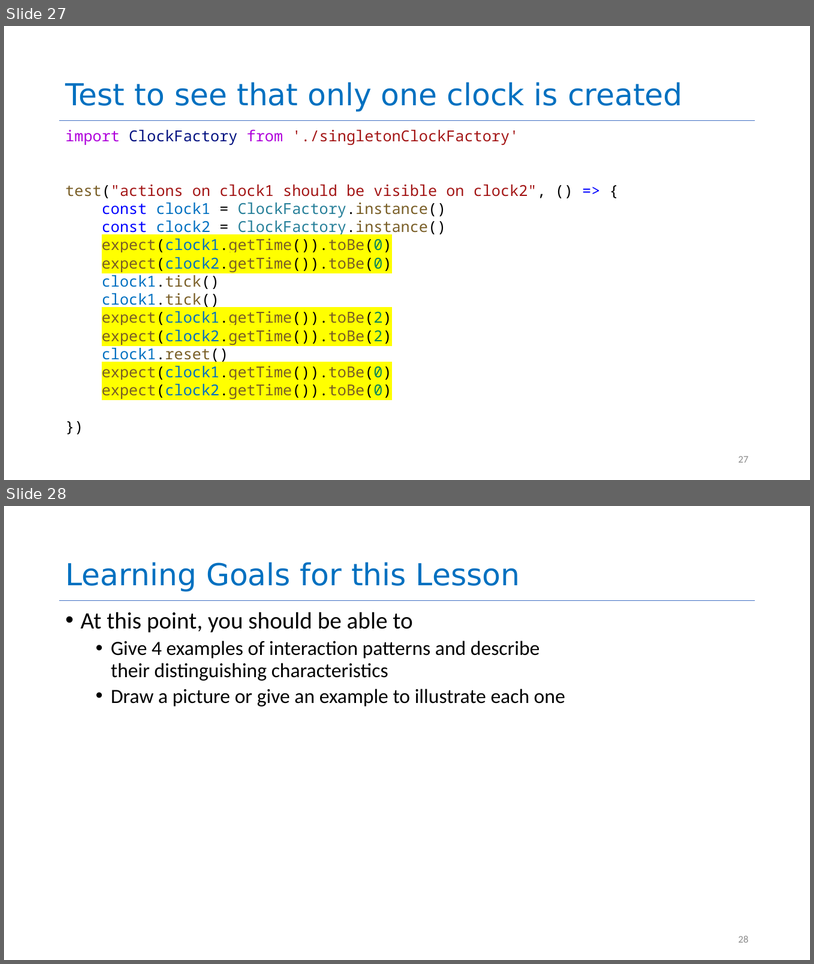
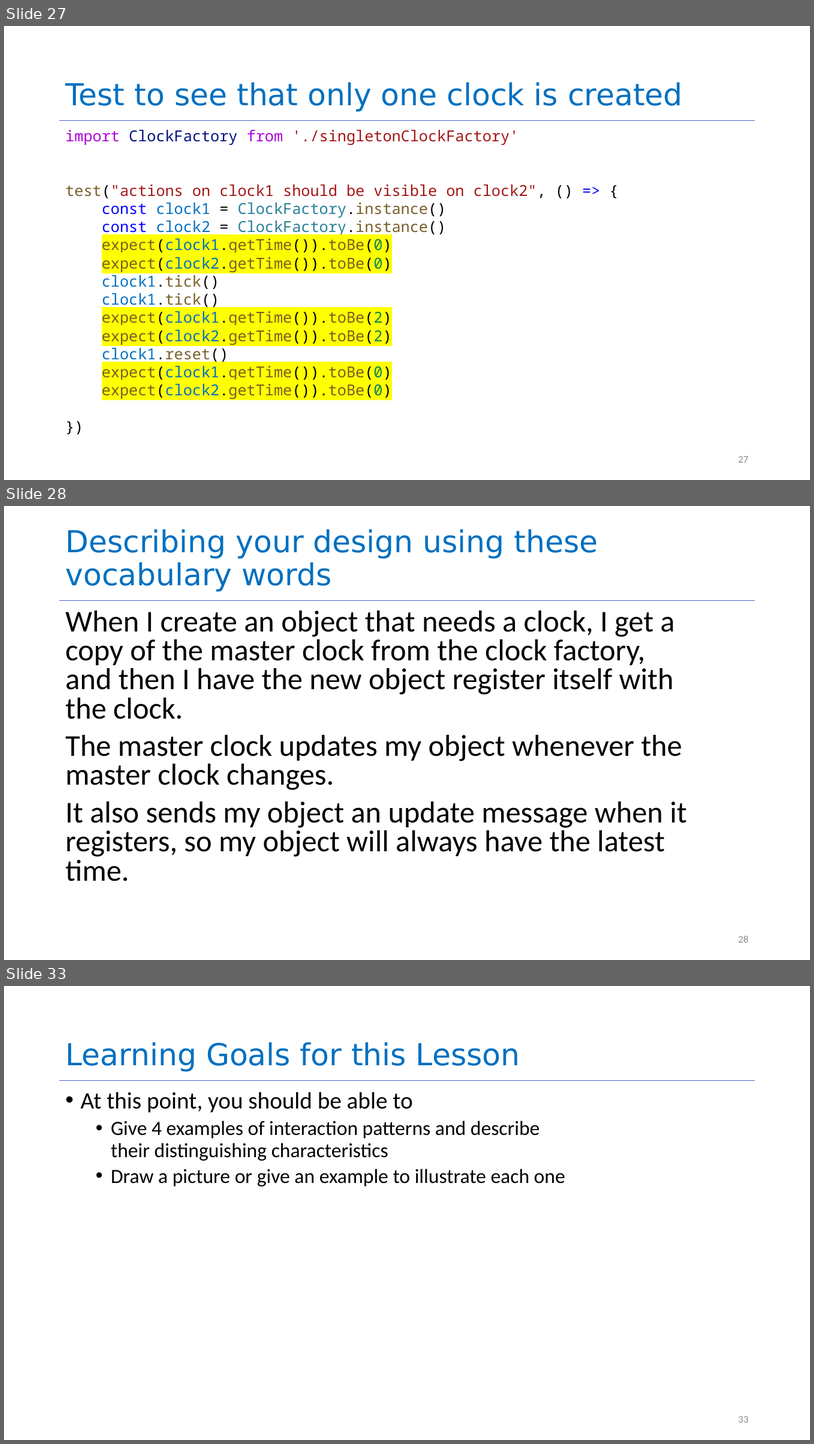
Before and after one commit to neu-se/CS4530-Spring-2022, a slide deck: Slides/Lesson 2.3 The Interaction Scale.pptx. Shown one above the other, each under a label of ours: slides 27 and 28 before the commit, slides 27, 28 and 33 after it; the slides between them are not shown. The pictures are 814x964 and 814x1444 pixels, drawn with LibreOffice and Linux fonts; fonts in the diff are those of the drawing. Boxes give left, top, right and bottom in pixels: in the first picture for what was removed or moved away, otherwise in the second. Text is boxed around its words. In the diff, an @@ line names an element or a change of style, - is before the commit and + after.

```diff
--- a/Slides/Lesson 2.3 The Interaction Scale.pptx
+++ b/Slides/Lesson 2.3 The Interaction Scale.pptx
@@ slide 28 added at <box>4,506,810,960</box>, background #FFFFFF; not listed: 1 template element that a slide beside it also shows @@
@@ title added at <box>65,529,599,592</box>, 36 pt, text #0070C0 @@
+Describing your design using these vocabulary words
@@ text added at <box>65,610,687,881</box>, 36 pt, text #000000 @@
+When I create an object that needs a clock, I get a copy of the master clock from the clock factory, and then I have the new object register itself with the clock.
+The master clock updates my object whenever the master clock changes.
+It also sends my object an update message when it registers, so my object will always have the latest time.
@@ page number added at <box>738,935,749,942</box>, 12 pt, text #8C8C8C @@
+28
@@ what was slide 28 is now slide 33 @@
@@ page number at <box>738,1416,749,1422</box>: text changed @@
-28
+33
```
Also in this commit, not shown: 4 other slides added.
